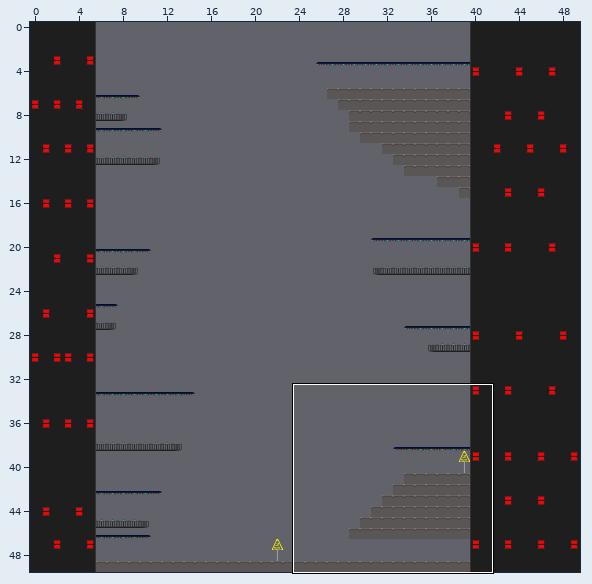
Level history. Tiled map: Assets/Maps/demo.tmx. Above, an overview of the earlier version with the close-up marked.
Close-up. Before the edit:
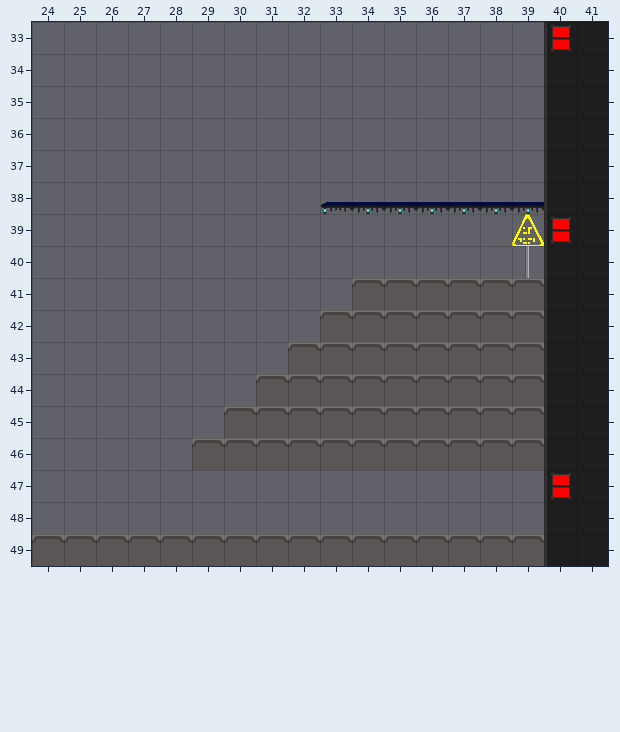
Cells are 32x32 px. Shown: x 24..41, y 33..49. The commit also changed other parts of the map, which this record leaves out.
Now the later version:
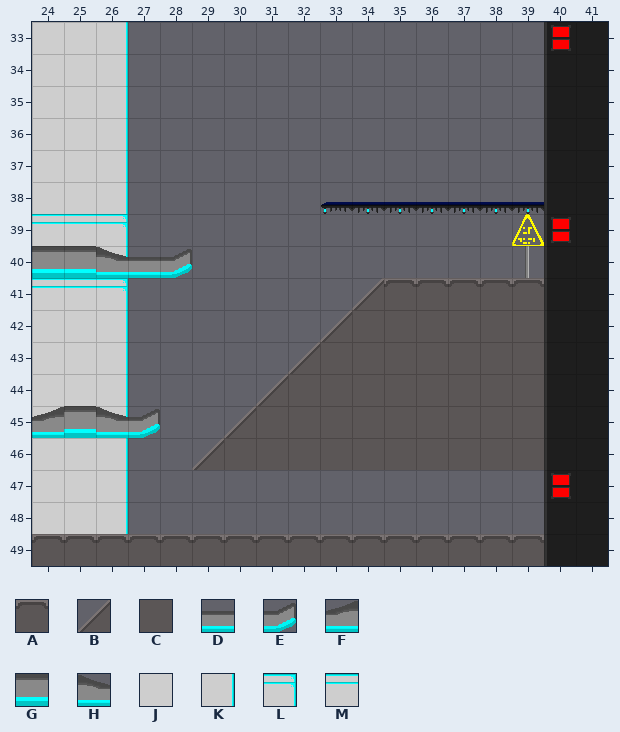
Key: from "sunset": A 13 "floor", B 30 "slope", C 39 "concreteBase", D 43 "pagotaMiddle", E 44 "pagotaRight", F 45 "pagotaRoof", G 46 "pagotaRoofM", H 47 "pagotaRoofR", J 64 "pagotaWallSideMiddle", K 65 "pagotaWallSideRight", L 74 "pagotaWallRight", M 78 "pagotaWallMiddle".
_ is an empty cell.
Tiles of an added or newly shown layer are drawn over the layers below it.
What changed:
Layer "Tile Layer 2" (added):
There is now tile J in rows 33 to 38 at x 24 to 25; in rows 42 to 44 at x 24 to 25; in row 45 at x 24; in rows 46 to 48 at x 24 to 25.
There is now tile K in rows 33 to 38 at x 26; in row 40 at x 26; in rows 42 to 48 at x 26.
There is now tile L in row 39 at x 26; in row 41 at x 26.
There is now tile M in row 39 at x 24 to 25; in row 41 at x 24 to 25.
Layer "Tile Layer 3" (added):
There is now tile D in row 40 at x 27.
There is now tile E in row 40 at x 28; in row 45 at x 27.
There is now tile F in row 45 at x 24.
There is now tile G in row 40 at x 24 to 25; in row 45 at x 25.
There is now tile H in row 40 at x 26; in row 45 at x 26.
Layer "Tile Layer 1":
The edit turns tile A into tile B in row 41 at x 34; in row 42 at x 33; in row 43 at x 32; in row 44 at x 31; in row 45 at x 30; in row 46 at x 29.
The edit turns tile A into tile C in row 42 at x 34 to 39; in row 43 at x 33 to 39; in row 44 at x 32 to 39; in row 45 at x 31 to 39; in row 46 at x 30 to 39.
Where, in picture pixels (left, top, right, bottom), the same in both close-ups:
added: (32, 22, 192, 534)
changed: (192, 278, 544, 470)
